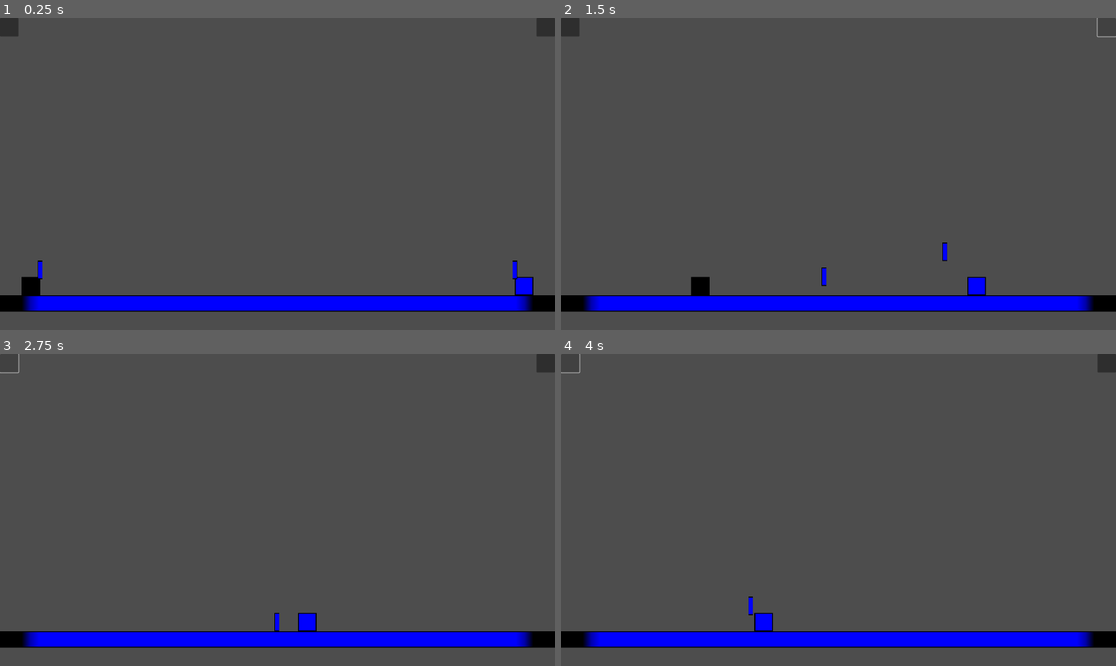
Above: before the commit, frames 1-4 (two rows, left to right).
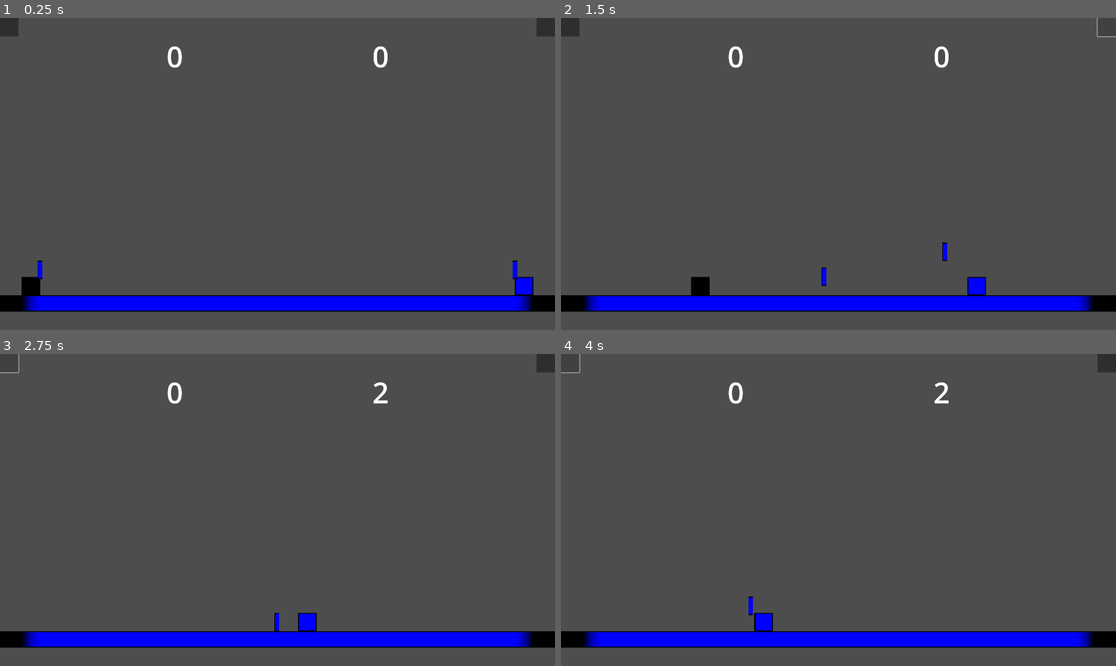
Above: after the commit, the same moments.

Repository: ra314/micro-swords
Game: Godot game, scene res://Main.tscn
Two runs of this game, one before a commit and one after it. Both use one fixed random seed, a clock stepped at 60 frames per second and the inputs below.
Inputs (mouse positions are in pixels of both pictures, inside the frame that each line leads up to):
- Up to frame 1 (0.25 s): no input
- Up to frame 2 (1.5 s): click (572, 27) at 0.5 s; click (1104, 27) at 1.25 s
- Up to frame 3 (2.75 s): click (11, 363) at 2 s
- Up to frame 4 (4 s): click (1104, 363) at 2.75 s; click (572, 363) at 3.5 s

The runs differ from the first frame. In frame 1, 0.2% of the frame differs, in the area x 30-70%, y 8-17%; in frame 2, 0.2%; in frame 3, 0.2%; in frame 4, 0.2%.
Error before the commit: Invalid access to property or key 'held_item' on a base object of type 'null instance'. (res://Main.gd:60)
Error after the commit: Invalid access to property or key 'held_item' on a base object of type 'null instance'. (res://Main.gd:48)

Commit message:
Added a system to track score.

Diff:
--- a/Main.gd
+++ b/Main.gd
@@ -1,5 +1,6 @@
 extends Node2D
 class_name Root
+var score := {ENUMS.SWORDSMAN.BLACK: 0, ENUMS.SWORDSMAN.BLUE: 0}
 
 # Called when the node enters the scene tree for the first time.
 func _ready():
@@ -13,10 +14,8 @@
 		return $Sword2
 	assert(false)
 	return null
-
 func get_swords() -> Array:
 	return [$Sword1, $Sword2]
-
 func get_other_sword(item: ENUMS.HELD_ITEM) -> Sword:
 	if item == ENUMS.HELD_ITEM.SWORD_1:
 		return $Sword2
@@ -32,24 +31,13 @@
 		return $Blue
 	assert(false)
 	return null
-
 func get_swordsmen() -> Array:
 	return [$Black, $Blue]
-
 func get_other_swordsman(man: ENUMS.SWORDSMAN) -> Swordsman:
 	if man == ENUMS.SWORDSMAN.BLACK:
 		return $Blue
 	if man == ENUMS.SWORDSMAN.BLUE:
 		return $Black
-	assert(false)
-	return null
-
-func get_holder(sword: ENUMS.HELD_ITEM) -> Swordsman:
-	assert(sword != ENUMS.HELD_ITEM.NONE)
-	if $Black.held_item == sword:
-		return $Black
-	if $Blue.held_item == sword:
-		return $Blue
 	assert(false)
 	return null
 
@@ -59,3 +47,9 @@
 			if sword.state == ENUMS.SWORD_STATE.GROUNDED:
 				var enable_collision = swordsman.held_item == ENUMS.HELD_ITEM.NONE
 				swordsman.set_collision_mask_value(sword.collision_layer(), enable_collision)
+func died(man: ENUMS.SWORDSMAN):
+	score[get_other_swordsman(man).swordsman_name] += 1
+	update_ui()
+func update_ui():
+	$BlackScore.text = str(score[ENUMS.SWORDSMAN.BLACK])
+	$BlueScore.text = str(score[ENUMS.SWORDSMAN.BLUE])
--- a/Main.tscn
+++ b/Main.tscn
@@ -57,3 +57,19 @@
 offset_left = 1856.0
 offset_right = 1920.0
 offset_bottom = 64.0
+
+[node name="BlackScore" type="Label" parent="."]
+offset_left = 576.0
+offset_top = 64.0
+offset_right = 633.0
+offset_bottom = 204.0
+theme_override_font_sizes/font_size = 100
+text = "0"
+
+[node name="BlueScore" type="Label" parent="."]
+offset_left = 1288.0
+offset_top = 64.0
+offset_right = 1345.0
+offset_bottom = 204.0
+theme_override_font_sizes/font_size = 100
+text = "0"
--- a/Sword.gd
+++ b/Sword.gd
@@ -42,9 +42,6 @@
 	elif state == ENUMS.SWORD_STATE.HELD:
 		position += (velocity*delta)
 
-	if name == "Sword1":
-		print(position)
-
 func detect_swordsman_collision():
 	for i in get_slide_collision_count():
 		var collider = get_slide_collision(i).get_collider()
--- a/Swordsman.gd
+++ b/Swordsman.gd
@@ -16,15 +16,6 @@
 
 func collision_layer():
 	return ConstData.SWORDSMAN_TO_COLLISION_LAYER[swordsman_name]
-
-func other_swordsman_name() -> ENUMS.SWORDSMAN:
-	match swordsman_name:
-		ENUMS.SWORDSMAN.BLACK:
-			return ENUMS.SWORDSMAN.BLUE
-		ENUMS.SWORDSMAN.BLUE:
-			return ENUMS.SWORDSMAN.BLACK
-	assert(false)
-	return ENUMS.SWORDSMAN.BLACK
 
 func update_held_sword_location(sword: Sword):
 	sword.position = position-ConstData.DIR_TO_RELATIVE_SWORD_POS[direction]
@@ -84,6 +75,7 @@
 	queue_free()
 	if held_item != ENUMS.HELD_ITEM.NONE:
 		root.get_sword(held_item).die()
+	root.died(swordsman_name)
 
 func pickup_sword(sword: Sword):
 	held_item = sword.sword_name
